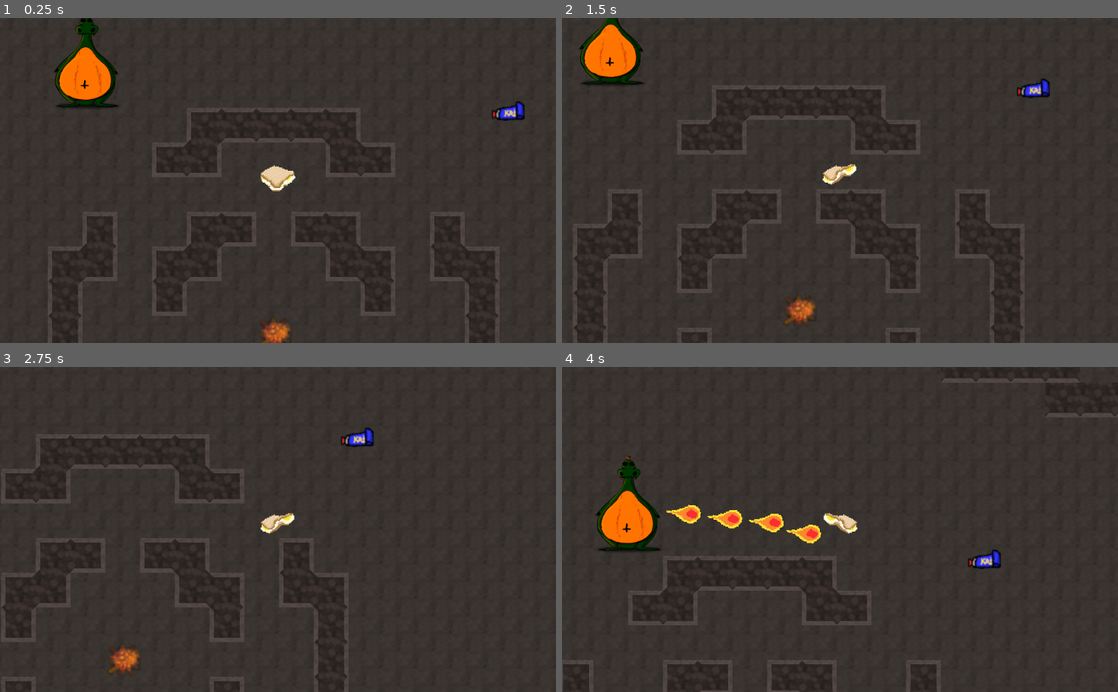
Above: before the commit, frames 1-4 (two rows, left to right).
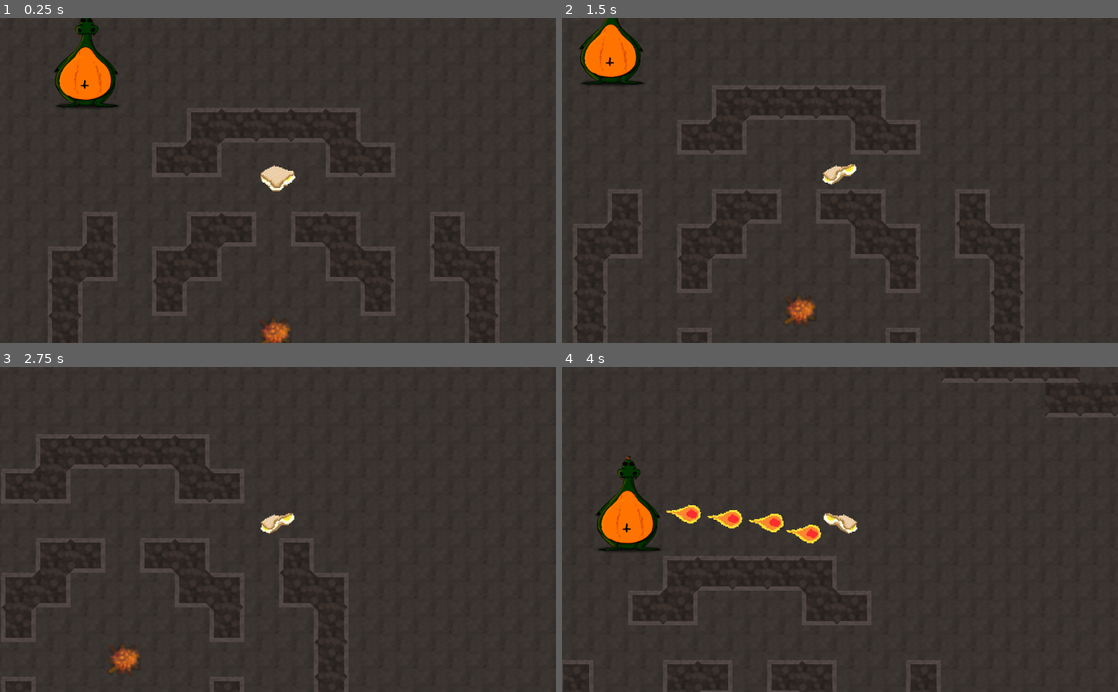
Above: after the commit, the same moments.

Repository: NomisIV/game21
Game: Godot game, scene res://main.tscn
Same seed, same stepped clock (60 frames per second), same inputs: the game is played once before the commit and once after it. The engine's default icon, where the game draws it, is replaced by a stand-in: a white triangle on a blue panel in a dark square.
Inputs:
- Up to frame 1 (0.25 s): no input
- Up to frame 2 (1.5 s): tap Enter at 0.5 s; hold D (move_right) 0.53-1.28 s; tap Shift (dodge) at 0.6, 1.35 s; hold S (move_down) from 1.28 s (still down)
- Up to frame 3 (2.75 s): release S (move_down) at 2.03 s; hold D (move_right) from 2.03 s (still down); tap Shift (dodge) at 2.1 s
- Up to frame 4 (4 s): release D (move_right) at 2.78 s; hold W (move_up) 2.78-3.53 s; tap Shift (dodge) at 2.85, 3.6 s; hold A (move_left) from 3.53 s (still down)

The runs differ from the first frame. In frame 1, 0.2% of the frame differs, in the area x 88-95%, y 25-32%; in frame 2, 0.2%; in frame 3, 0.2%; in frame 4, 0.2%.

Commit message:
Added spawn points and mechanics for the caviar

Diff:
--- /dev/null
+++ b/aggmackan/CaviarHiveMind.gd
@@ -0,0 +1,67 @@
+extends Node2D
+
+const NUM_OF_POINTS = 20
+const NAME_PREFIX = "CaviarSpawnPoint"
+# Amount of time between the spawns
+const SPAWN_TIME = 30
+# Amount of caviars spawning during each spawn phase
+const SPAWN_RATE = 10
+
+var spawnPoints = []
+var time = 0
+
+# Called when the node enters the scene tree for the first time.
+func _ready():
+	loadSpawnPoints()
+
+func _process(delta):
+	# Spawn the first caviars
+	if time == 0:
+		spawnCaviars()
+	# Despawn the old caviars and spawn new ones when the time is met
+	elif time > SPAWN_TIME:
+		despawnCaviars()
+		spawnCaviars()
+
+	time += delta
+
+# Load in every spawn point up to the NUM_OF_POINTS
+# Does not handle non-existent caviars so for the love of god,
+# make sure NUM_OF_POINTS are correct and that they are correctly named.
+func loadSpawnPoints():
+	for i in range(1, NUM_OF_POINTS + 1):
+		var pointName = NAME_PREFIX + str(i)
+		var spawnPoint = getSpawnPointFromName(pointName)
+		spawnPoints.append(spawnPoint)
+
+# Spawn in the set amount of caviars at randomly choosen spawn points
+func spawnCaviars():
+	var randSpawnPoints = getRandomSpawnPoints()
+	for spawnPoint in randSpawnPoints:
+		spawnPoint.spawnCaviar()
+
+# Despawn all caviars on the map
+func despawnCaviars():
+	var randSpawnPoints = getRandomSpawnPoints()
+	for spawnPoint in spawnPoints:
+		spawnPoint.despawnCaviar()
+		time = 0
+
+# Get the caviar node from the string representation.
+func getSpawnPointFromName(name):
+	return get_parent().get_node(name)
+
+# Get a SPAWN_RATE number of randomly choosen caviar spawn points.
+func getRandomSpawnPoints():
+	var spawnPoints = []
+
+	for i in range(1, SPAWN_RATE + 1):
+		var spawnPoint = NAME_PREFIX + str(int(rand_range(1, NUM_OF_POINTS + 1)))
+		spawnPoint = getSpawnPointFromName(spawnPoint)
+		# Absolutely garbage code, give me a do while for ffs
+		while (spawnPoint in spawnPoints):
+			spawnPoint = NAME_PREFIX + str(int(rand_range(1, NUM_OF_POINTS + 1)))
+			spawnPoint = getSpawnPointFromName(spawnPoint)
+		spawnPoints.append(spawnPoint)
+
+	return spawnPoints
--- /dev/null
+++ b/aggmackan/CaviarHiveMind.tscn
@@ -0,0 +1,6 @@
+[gd_scene load_steps=2 format=2]
+
+[ext_resource path="res://CaviarHiveMind.gd" type="Script" id=1]
+
+[node name="CaviarHiveMind" type="Node2D"]
+script = ExtResource( 1 )
--- /dev/null
+++ b/aggmackan/CaviarSpawnPoint.gd
@@ -0,0 +1,20 @@
+extends Position2D
+
+const CAVIAR = preload("res://caviar.tscn")
+var spawnedCaviar = null
+
+# Called when the node enters the scene tree for the first time.
+func _ready():
+	pass # Replace with function body.
+
+func spawnCaviar():
+	spawnedCaviar = CAVIAR.instance()
+	spawnedCaviar.global_position = self.global_position
+	get_parent().get_parent().add_child(spawnedCaviar)
+
+func despawnCaviar():
+	get_parent().get_parent().remove_child(spawnedCaviar)
+	spawnedCaviar = null
+
+func hasCaviar():
+	spawnedCaviar != null
--- /dev/null
+++ b/aggmackan/CaviarSpawnPoint.tscn
@@ -0,0 +1,6 @@
+[gd_scene load_steps=2 format=2]
+
+[ext_resource path="res://CaviarSpawnPoint.gd" type="Script" id=1]
+
+[node name="CaviarSpawnPoint" type="Position2D"]
+script = ExtResource( 1 )
--- a/aggmackan/main.tscn
+++ b/aggmackan/main.tscn
@@ -1,6 +1,7 @@
-[gd_scene load_steps=7 format=2]
+[gd_scene load_steps=8 format=2]
 
-[ext_resource path="res://caviar.tscn" type="PackedScene" id=1]
+[ext_resource path="res://CaviarSpawnPoint.tscn" type="PackedScene" id=1]
+[ext_resource path="res://CaviarHiveMind.tscn" type="PackedScene" id=2]
 [ext_resource path="res://Map.tscn" type="PackedScene" id=3]
 [ext_resource path="res://Dragon.tscn" type="PackedScene" id=4]
 [ext_resource path="res://Player.tscn" type="PackedScene" id=5]
@@ -35,9 +36,6 @@
 [node name="Dragon4" parent="." instance=ExtResource( 4 )]
 position = Vector2( 2473, 319 )
 
-[node name="Caviar1" parent="." instance=ExtResource( 1 )]
-position = Vector2( 2888, 1507 )
-
 [node name="Dragon5" parent="." instance=ExtResource( 4 )]
 position = Vector2( 2500, 1461 )
 
@@ -64,3 +62,65 @@
 
 [node name="nest8" parent="." instance=ExtResource( 7 )]
 position = Vector2( 2772, 3152 )
+
+[node name="CaviarHiveMind" parent="." instance=ExtResource( 2 )]
+
+[node name="CaviarSpawnPoint1" parent="." instance=ExtResource( 1 )]
+position = Vector2( 3377, 1743 )
+
+[node name="CaviarSpawnPoint2" parent="." instance=ExtResource( 1 )]
+position = Vector2( 2213, 2119 )
+
+[node name="CaviarSpawnPoint3" parent="." instance=ExtResource( 1 )]
+position = Vector2( 1936, 1456 )
+
+[node name="CaviarSpawnPoint4" parent="." instance=ExtResource( 1 )]
+position = Vector2( 3901, 1050 )
+
+[node name="CaviarSpawnPoint5" parent="." instance=ExtResource( 1 )]
+position = Vector2( 4258, 1898 )
+
+[node name="CaviarSpawnPoint6" parent="." instance=ExtResource( 1 )]
+position = Vector2( 4253, 3020 )
+
+[node name="CaviarSpawnPoint7" parent="." instance=ExtResource( 1 )]
+position = Vector2( 3936, 2616 )
+
+[node name="CaviarSpawnPoint8" parent="." instance=ExtResource( 1 )]
+position = Vector2( 3125, 3357 )
+
+[node name="CaviarSpawnPoint9" parent="." instance=ExtResource( 1 )]
+position = Vector2( 2115, 2827 )
+
+[node name="CaviarSpawnPoint10" parent="." instance=ExtResource( 1 )]
+position = Vector2( 1229, 2548 )
+
+[node name="CaviarSpawnPoint11" parent="." instance=ExtResource( 1 )]
+position = Vector2( 1044, 1984 )
+
+[node name="CaviarSpawnPoint12" parent="." instance=ExtResource( 1 )]
+position = Vector2( 678, 1636 )
+
+[node name="CaviarSpawnPoint13" parent="." instance=ExtResource( 1 )]
+position = Vector2( 1661, 1534 )
+
+[node name="CaviarSpawnPoint14" parent="." instance=ExtResource( 1 )]
+position = Vector2( 1142, 1005 )
+
+[node name="CaviarSpawnPoint15" parent="." instance=ExtResource( 1 )]
+position = Vector2( 1969, 1123 )
+
+[node name="CaviarSpawnPoint16" parent="." instance=ExtResource( 1 )]
+position = Vector2( 2169, 318 )
+
+[node name="CaviarSpawnPoint17" parent="." instance=ExtResource( 1 )]
+position = Vector2( 2543, 649 )
+
+[node name="CaviarSpawnPoint18" parent="." instance=ExtResource( 1 )]
+position = Vector2( 3703, 514 )
+
+[node name="CaviarSpawnPoint19" parent="." instance=ExtResource( 1 )]
+position = Vector2( 3207, 878 )
+
+[node name="CaviarSpawnPoint20" parent="." instance=ExtResource( 1 )]
+position = Vector2( 2968, 2382 )
